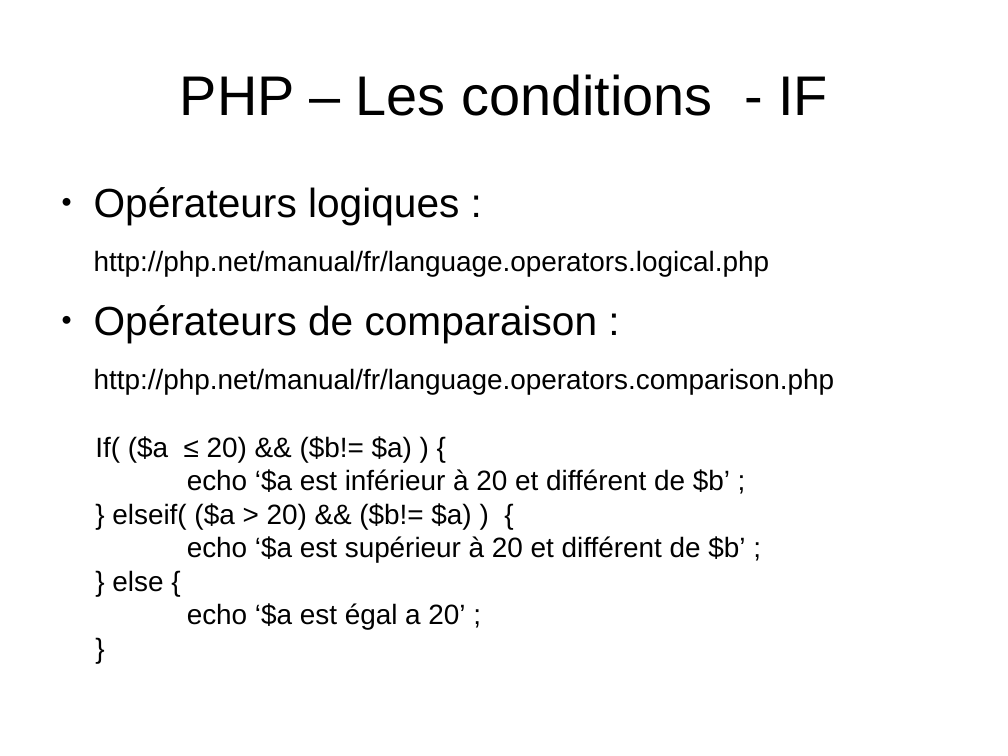
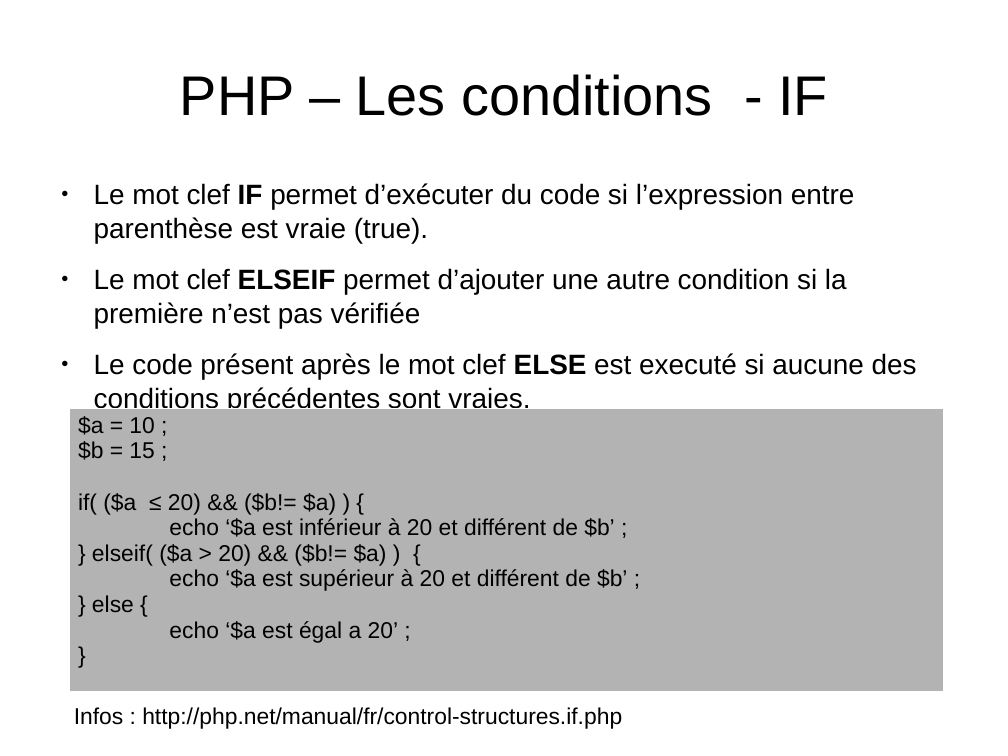
Before and after one commit to NicoM88/formation, a slide deck: slide 12 of PHP/formation.odp. Drawn at 1008x756 pixels with LibreOffice and Linux fonts; fonts in the diff are those of the drawing. Boxes give left, top, right and bottom in pixels: in the first picture for what was removed or moved away, otherwise in the second. Text is boxed around its words. In the diff, an @@ line names an element or a change of style, - is before the commit and + after.

```diff
--- a/PHP/formation.odp
+++ b/PHP/formation.odp
@@ text at (94, 183, 917, 413): text changed @@
-● Opérateurs logiques :
-http://php.net/manual/fr/language.operators.logical.php
-● Opérateurs de comparaison :
-http://php.net/manual/fr/language.operators.comparison.php
+● Le mot clef IF permet d’exécuter du code si l’expression entre parenthèse est vraie (true).
+● Le mot clef ELSEIF permet d’ajouter une autre condition si la première n’est pas vérifiée
+● Le code présent après le mot clef ELSE est executé si aucune des conditions précédentes sont vraies.
@@ table added at (70, 408, 944, 673), 1 rows, 1 columns @@
+$a = 10 ; / $b = 15 ; / if( ($a ≤ 20) && ($b!= $a) ) { / echo ‘$a est inférieur à 20 et différent de $b’ ; / } elseif( ($a > 20) && ($b!= $a) ) { / echo ‘$a est supérieur à 20 et différent de $b’ ; / } else { / echo ‘$a est égal a 20’ ; / }
@@ text removed at (95, 436, 745, 630) @@
-If( ($a ≤ 20) && ($b!= $a) ) {
-echo ‘$a est inférieur à 20 et différent de $b’ ;
-} elseif( ($a > 20) && ($b!= $a) ) {
-echo ‘$a est supérieur à 20 et différent de $b’ ;
-} else {
-echo ‘$a est égal a 20’ ;
-}
@@ text added at (74, 707, 622, 729), 18 pt, text #000000 @@
+Infos : http://php.net/manual/fr/control-structures.if.php
```
Also in this commit, not shown: 21 other slides changed, 2 slides added, 3 slides removed, 4 other files.
